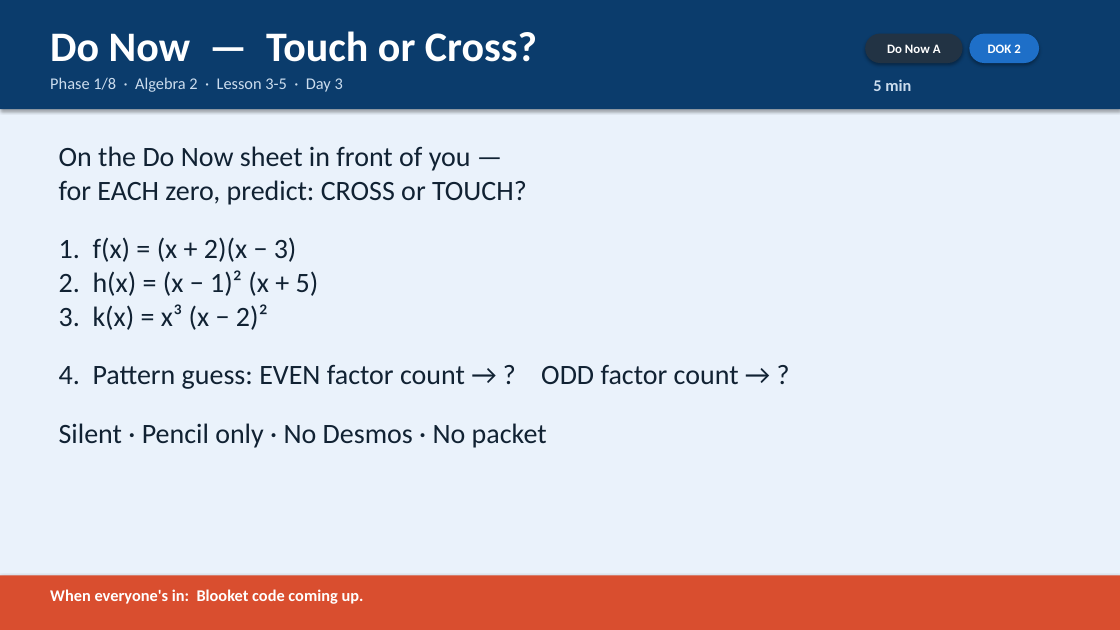
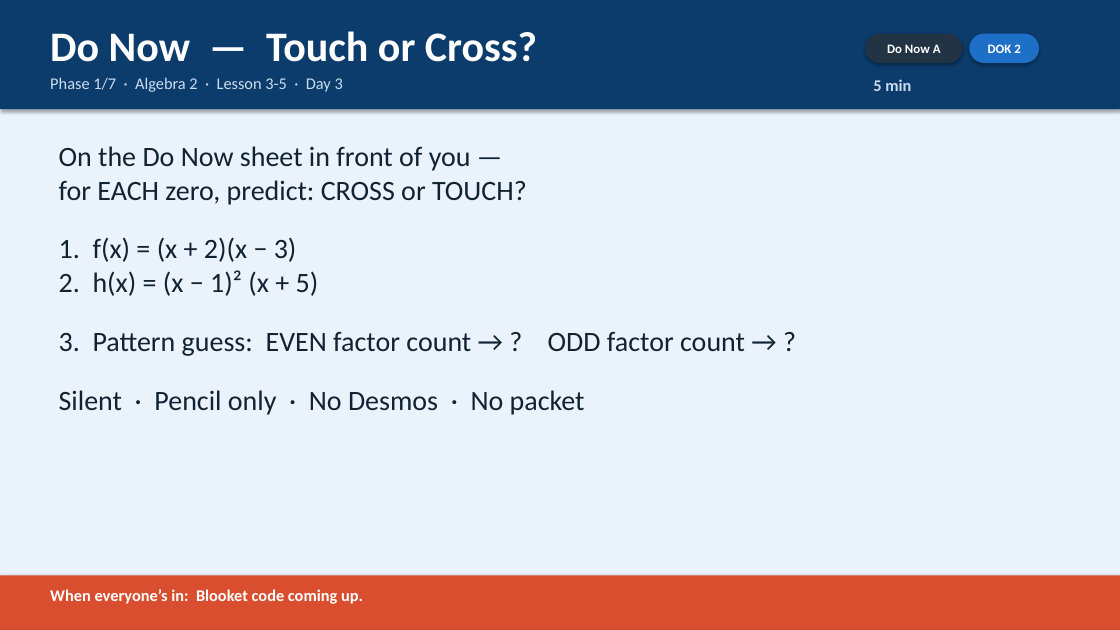
Before and after one commit to robjohncolson/Lesson_planning, a slide deck: slide 2 of Day_3_Slides.pptx. Drawn at 1120x630 pixels with LibreOffice and Linux fonts; fonts in the diff are those of the drawing. Boxes give left, top, right and bottom in pixels: in the first picture for what was removed or moved away, otherwise in the second. Text is boxed around its words. In the diff, an @@ line names an element or a change of style, - is before the commit and + after.

```diff
--- a/Day_3_Slides.pptx
+++ b/Day_3_Slides.pptx
@@ text at <box>50,77,343,92</box>: text changed @@
-Phase 1/8 · Algebra 2 · Lesson 3-5 · Day 3
+Phase 1/7 · Algebra 2 · Lesson 3-5 · Day 3
@@ text at <box>59,332,745,356</box>: text changed @@
-3. k(x) = x³ (x − 2)²
-4. Pattern guess: EVEN factor count → ? ODD factor count → ?
+3. Pattern guess: EVEN factor count → ? ODD factor count → ?
```
Also in this commit, not shown: 7 other slides changed, 1 slide removed, 22 other files.
